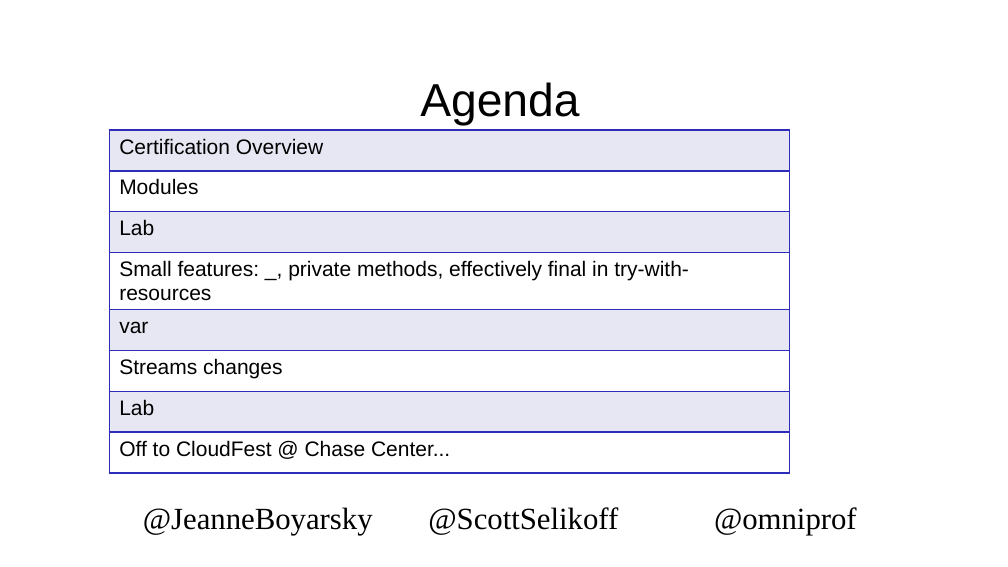
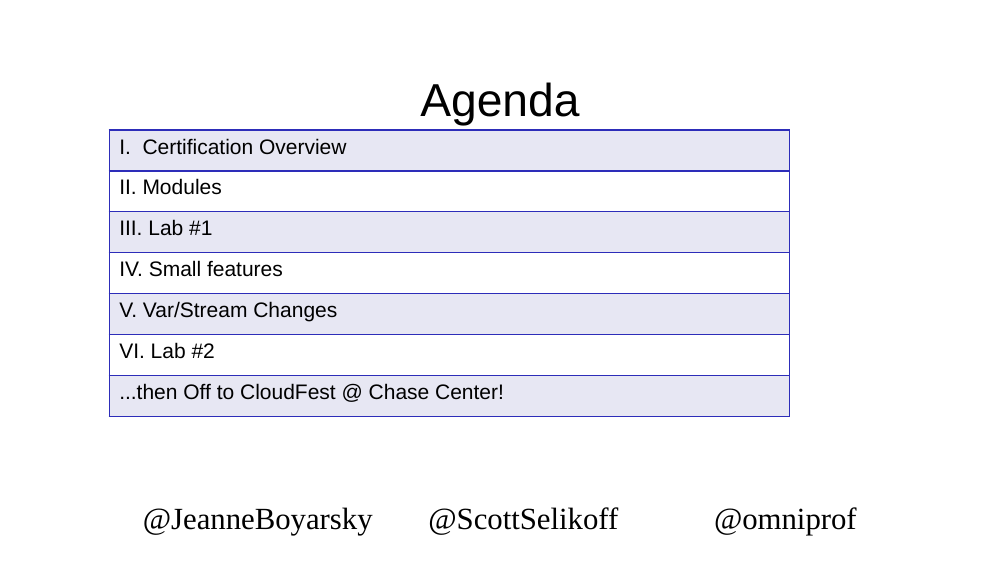
Before and after one commit to boyarsky/2019-oraclecodeone-cert-hol, a slide deck: slide 7 of 2019-OracleCodeOne-HOL.pptx. Drawn at 1008x567 pixels with LibreOffice and Linux fonts; fonts in the diff are those of the drawing; background and template pictures are left out. Boxes give left, top, right and bottom in pixels: in the first picture for what was removed or moved away, otherwise in the second. Text is boxed around its words. In the diff, an @@ line names an element or a change of style, - is before the commit and + after.

```diff
--- a/2019-OracleCodeOne-HOL.pptx
+++ b/2019-OracleCodeOne-HOL.pptx
@@ table at [109,130,789,416] @@
-row 1: Certification Overview
-row 2: Modules
-row 3: Lab
-row 4: Small features: _, private methods, effectively final in try-with-resources
-row 5: var
-row 6: Streams changes
-row 7: Lab
-row 8: Off to CloudFest @ Chase Center...
+row 1: I. Certification Overview
+row 2: II. Modules
+row 3: III. Lab #1
+row 4: IV. Small features
+row 5: V. Var/Stream Changes
+row 6: VI. Lab #2
+row 7: ...then Off to CloudFest @ Chase Center!
```
Also in this commit, not shown: 7 other slides changed.
